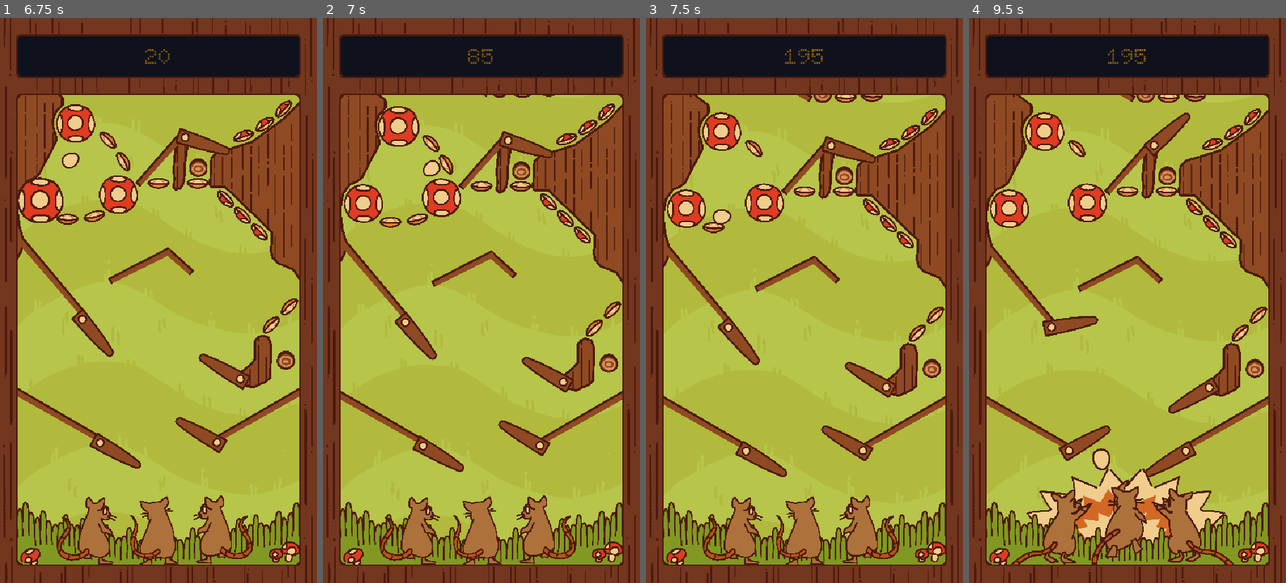
Above: before the commit, frames 1-4 (left to right).
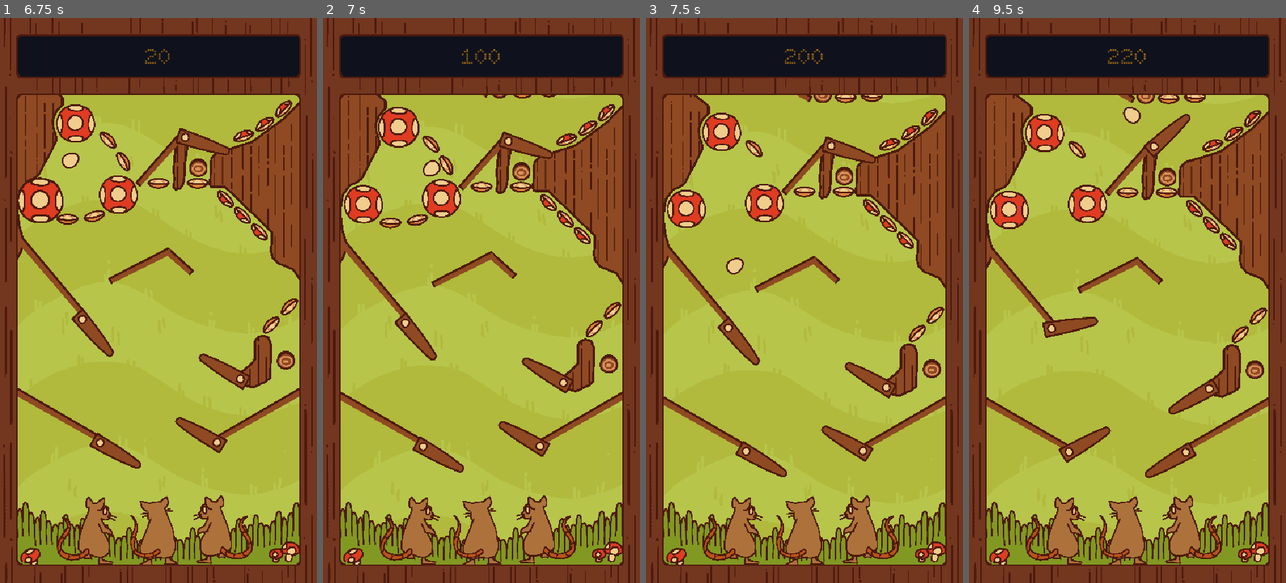
Above: after the commit, the same moments.

Repository: Lilacqualia/gjtnp-gjenp
Game: Godot game, scene res://scenes/conductor.tscn
Same seed, same stepped clock (60 frames per second), same inputs: the game is played once before the commit and once after it.
Inputs:
- Up to frame 1 (6.75 s): tap Enter at 0.5 s; hold D (Right Flipper) 0.53-1.28 s; hold Space (Start Game) 0.53-1.28 s; hold A (Left Flipper) 1.28-2.03 s; tap Space (Start Game) at 1.35, 2.85, 3.5, 4.35, 5, 5.85 s; hold Space (Start Game) 2.03-2.78 s; hold D (Right Flipper) 2.03-3.53 s; hold Space (Start Game) 3.53-4.28 s; hold A (Left Flipper) 3.53-5.78 s; hold Space (Start Game) 5.03-5.78 s; hold D (Right Flipper) from 5.78 s (still down); hold Space (Start Game) from 6.53 s (still down)
- Up to frame 2 (7 s): keep holding D (Right Flipper); keep holding Space (Start Game)
- Up to frame 3 (7.5 s): keep holding D (Right Flipper); release Space (Start Game) at 7.28 s; tap Space (Start Game) at 7.35 s
- Up to frame 4 (9.5 s): release D (Right Flipper) at 8.03 s; hold Space (Start Game) 8.03-8.78 s; hold A (Left Flipper) from 8.03 s (still down); tap Space (Start Game) at 8.85 s

Frame 1 is identical in both runs. In frame 2, 2.6% of the frame differs, in the area x 5-95%, y 5-81%; in frame 3, 1.4%; in frame 4, 9.3%, in the area x 5-95%, y 5-97%.

Commit message:
Resetting drop target values to new default.

Diff:
--- a/src/scenes/table_forest.tscn
+++ b/src/scenes/table_forest.tscn
@@ -98,7 +98,6 @@
 position = Vector2(482.00003, -147.99997)
 rotation = 2.3561945
 scale = Vector2(0.99999994, 0.99999994)
-value = 5
 
 [node name="SideLog" type="Node2D" parent="ScrollableElements/Stage1" unique_id=469660202]
 position = Vector2(50, -702)
@@ -173,13 +172,11 @@
 
 [node name="DropTarget6" parent="ScrollableElements/Stage1/SideLog" unique_id=1692251351 instance=ExtResource("5_3pj8s")]
 position = Vector2(357, 51)
-value = 5
 
 [node name="DropTarget7" parent="ScrollableElements/Stage1/SideLog" unique_id=713690145 instance=ExtResource("5_3pj8s")]
 position = Vector2(513, 261.00003)
 rotation = 2.3561945
 scale = Vector2(0.99999994, 0.99999994)
-value = 5
 
 [node name="Flipper2" parent="ScrollableElements/Stage1/SideLog" unique_id=792689300 instance=ExtResource("2_cwxmj")]
 position = Vector2(335.00003, -27)
@@ -187,7 +184,6 @@
 
 [node name="DropTarget8" parent="ScrollableElements/Stage1/SideLog" unique_id=105419351 instance=ExtResource("5_3pj8s")]
 position = Vector2(290, 51)
-value = 5
 
 [node name="DropTargetGroup3" parent="ScrollableElements/Stage1/SideLog" unique_id=1780319321 instance=ExtResource("5_r5rc4")]
 
@@ -195,26 +191,22 @@
 position = Vector2(503.00006, -75.00006)
 rotation = 2.3561945
 scale = Vector2(0.9999999, 0.9999999)
-value = 5
 
 [node name="DropTarget11" parent="ScrollableElements/Stage1/SideLog/DropTargetGroup3" unique_id=146894196 instance=ExtResource("5_3pj8s")]
 position = Vector2(435, -29.000061)
 rotation = 2.8064895
 scale = Vector2(0.99999994, 0.99999994)
-value = 5
 
 [node name="DropTarget12" parent="ScrollableElements/Stage1/SideLog/DropTargetGroup3" unique_id=960655139 instance=ExtResource("5_3pj8s")]
 position = Vector2(471, -49)
 rotation = 2.5446901
 scale = Vector2(0.9999999, 0.9999999)
-value = 5
 
 [node name="BumperCluster" type="Node2D" parent="ScrollableElements/Stage1" unique_id=1672020467]
 position = Vector2(50, -609)
 
 [node name="round_bumper" parent="ScrollableElements/Stage1/BumperCluster" unique_id=1626577286 instance=ExtResource("9_r5rc4")]
 position = Vector2(149, -143)
-value = 20
 
 [node name="round_bumper2" parent="ScrollableElements/Stage1/BumperCluster" unique_id=1952794474 instance=ExtResource("9_r5rc4")]
 position = Vector2(89, -12)
@@ -248,22 +240,18 @@
 position = Vector2(181, 14)
 rotation = -0.2617994
 scale = Vector2(0.99999994, 0.99999994)
-value = 5
 
 [node name="DropTarget2" parent="ScrollableElements/Stage1/BumperCluster" unique_id=1927431590 instance=ExtResource("5_3pj8s")]
 position = Vector2(135, 19)
-value = 5
 
 [node name="DropTarget3" parent="ScrollableElements/Stage1/BumperCluster" unique_id=173629061 instance=ExtResource("5_3pj8s")]
 position = Vector2(204, -115)
 rotation = -2.3561945
 scale = Vector2(0.99999994, 0.99999994)
-value = 5
 
 [node name="DropTarget4" parent="ScrollableElements/Stage1/BumperCluster" unique_id=1155096017 instance=ExtResource("5_3pj8s")]
 position = Vector2(230, -79)
 rotation = -2.0943952
-value = 5
 
 [node name="Stage2" type="Node2D" parent="ScrollableElements" unique_id=794293070]
 position = Vector2(50, -800)
@@ -273,7 +261,6 @@
 
 [node name="round_bumper" parent="ScrollableElements/Stage2/Group1" unique_id=400834405 instance=ExtResource("9_r5rc4")]
 position = Vector2(400, -95)
-value = 20
 
 [node name="round_bumper2" parent="ScrollableElements/Stage2/Group1" unique_id=779606738 instance=ExtResource("9_r5rc4")]
 position = Vector2(326, 24)
@@ -293,19 +280,16 @@
 position = Vector2(455.00003, -233)
 rotation = 2.3561945
 scale = Vector2(0.99999994, 0.99999994)
-value = 5
 
 [node name="DropTarget11" parent="ScrollableElements/Stage2/Group1" unique_id=387975597 instance=ExtResource("5_3pj8s")]
 position = Vector2(480, -321)
 rotation = 2.3561945
 scale = Vector2(0.99999994, 0.99999994)
-value = 5
 
 [node name="DropTarget12" parent="ScrollableElements/Stage2/Group1" unique_id=899044549 instance=ExtResource("5_3pj8s")]
 position = Vector2(508.00006, -410)
 rotation = 2.3561945
 scale = Vector2(0.99999994, 0.99999994)
-value = 5
 
 [node name="DropTargetGroup" parent="ScrollableElements/Stage2/Group1" unique_id=1318636734 instance=ExtResource("5_r5rc4")]
 
@@ -356,11 +340,9 @@
 
 [node name="DropTarget8" parent="ScrollableElements/Stage2/Group1" unique_id=1801079846 instance=ExtResource("5_3pj8s")]
 position = Vector2(376, 48)
-value = 5
 
 [node name="DropTarget10" parent="ScrollableElements/Stage2/Group1" unique_id=899952978 instance=ExtResource("5_3pj8s")]
 position = Vector2(425, 49)
-value = 5
 
 [node name="Group2" type="Node2D" parent="ScrollableElements/Stage2" unique_id=1982035145]
 position = Vector2(50, -245)
@@ -415,44 +397,35 @@
 position = Vector2(189, 89)
 rotation = -1.3089969
 scale = Vector2(0.99999994, 0.99999994)
-value = 5
 
 [node name="DropTarget2" parent="ScrollableElements/Stage2/Group2" unique_id=574325415 instance=ExtResource("5_3pj8s")]
 position = Vector2(166, 126)
 rotation = -0.7853982
-value = 5
 
 [node name="spinner2" parent="ScrollableElements/Stage2/Group2" unique_id=2095172409 instance=ExtResource("9_o62vd")]
 position = Vector2(76, -79)
 
 [node name="round_bumper2" parent="ScrollableElements/Stage2/Group2" unique_id=667104284 instance=ExtResource("9_r5rc4")]
 position = Vector2(248, -262)
-value = 20
 
 [node name="DropTarget8" parent="ScrollableElements/Stage2/Group2" unique_id=1570830078 instance=ExtResource("5_3pj8s")]
 position = Vector2(232, -46)
-value = 5
 
 [node name="DropTarget9" parent="ScrollableElements/Stage2/Group2" unique_id=1089681692 instance=ExtResource("5_3pj8s")]
 position = Vector2(275, -47)
-value = 5
 
 [node name="DropTarget10" parent="ScrollableElements/Stage2/Group2" unique_id=1465285313 instance=ExtResource("5_3pj8s")]
 position = Vector2(360, 234)
-value = 5
 
 [node name="DropTarget11" parent="ScrollableElements/Stage2/Group2" unique_id=1961369025 instance=ExtResource("5_3pj8s")]
 position = Vector2(405, 232)
-value = 5
 
 [node name="DropTarget13" parent="ScrollableElements/Stage2/Group2" unique_id=1275900764 instance=ExtResource("5_3pj8s")]
 position = Vector2(449, 215)
-value = 5
 
 [node name="DropTarget12" parent="ScrollableElements/Stage2/Group2" unique_id=532851316 instance=ExtResource("5_3pj8s")]
 position = Vector2(90, -127)
 rotation = -2.6179938
-value = 5
 
 [node name="Group3" type="Node2D" parent="ScrollableElements/Stage2" unique_id=1902964560]
 position = Vector2(50, -741)
@@ -475,7 +448,6 @@
 
 [node name="round_bumper" parent="ScrollableElements/Stage2/Group3" unique_id=2062118185 instance=ExtResource("9_r5rc4")]
 position = Vector2(93, 198)
-value = 20
 
 [node name="spinner2" parent="ScrollableElements/Stage2/Group3" unique_id=825275472 instance=ExtResource("9_o62vd")]
 position = Vector2(72, 35)
@@ -514,39 +486,30 @@
 
 [node name="round_bumper" parent="ScrollableElements/GoalBox" unique_id=2144127181 instance=ExtResource("9_r5rc4")]
 position = Vector2(-25, 94)
-value = 20
 
 [node name="round_bumper" parent="ScrollableElements/GoalBox/round_bumper" unique_id=1981516806 instance=ExtResource("9_r5rc4")]
 position = Vector2(91, 110)
-value = 20
 
 [node name="round_bumper2" parent="ScrollableElements/GoalBox" unique_id=1674489776 instance=ExtResource("9_r5rc4")]
 position = Vector2(66, -81)
-value = 20
 
 [node name="round_bumper3" parent="ScrollableElements/GoalBox" unique_id=1151264725 instance=ExtResource("9_r5rc4")]
 position = Vector2(156, 96)
-value = 20
 
 [node name="DropTarget8" parent="ScrollableElements/GoalBox" unique_id=331675405 instance=ExtResource("5_3pj8s")]
 position = Vector2(105, 113)
-value = 5
 
 [node name="DropTarget9" parent="ScrollableElements/GoalBox" unique_id=1819451075 instance=ExtResource("5_3pj8s")]
 position = Vector2(63, 114)
-value = 5
 
 [node name="DropTarget10" parent="ScrollableElements/GoalBox" unique_id=955654395 instance=ExtResource("5_3pj8s")]
 position = Vector2(23, 113)
-value = 5
 
 [node name="DropTarget11" parent="ScrollableElements/GoalBox" unique_id=728160849 instance=ExtResource("5_3pj8s")]
 position = Vector2(86, 137)
-value = 5
 
 [node name="DropTarget12" parent="ScrollableElements/GoalBox" unique_id=685413459 instance=ExtResource("5_3pj8s")]
 position = Vector2(43, 136)
-value = 5
 
 [node name="NonScrollableElements" type="Node2D" parent="." unique_id=878511998]
 metadata/_edit_lock_ = true
